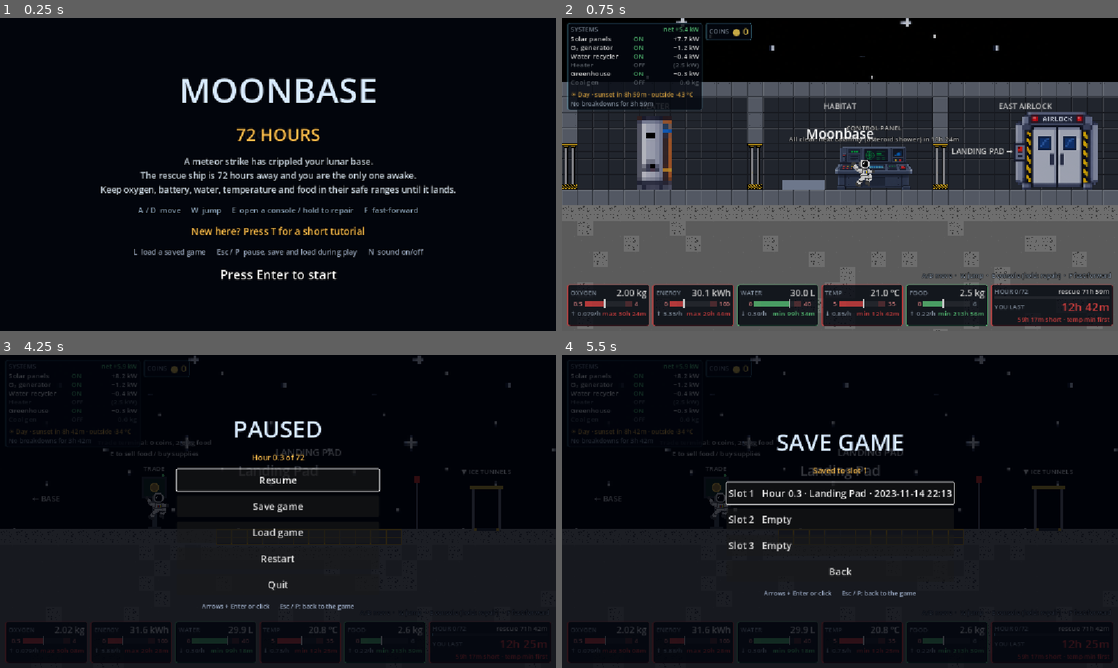
Above: before the commit, frames 1-4 (two rows, left to right).
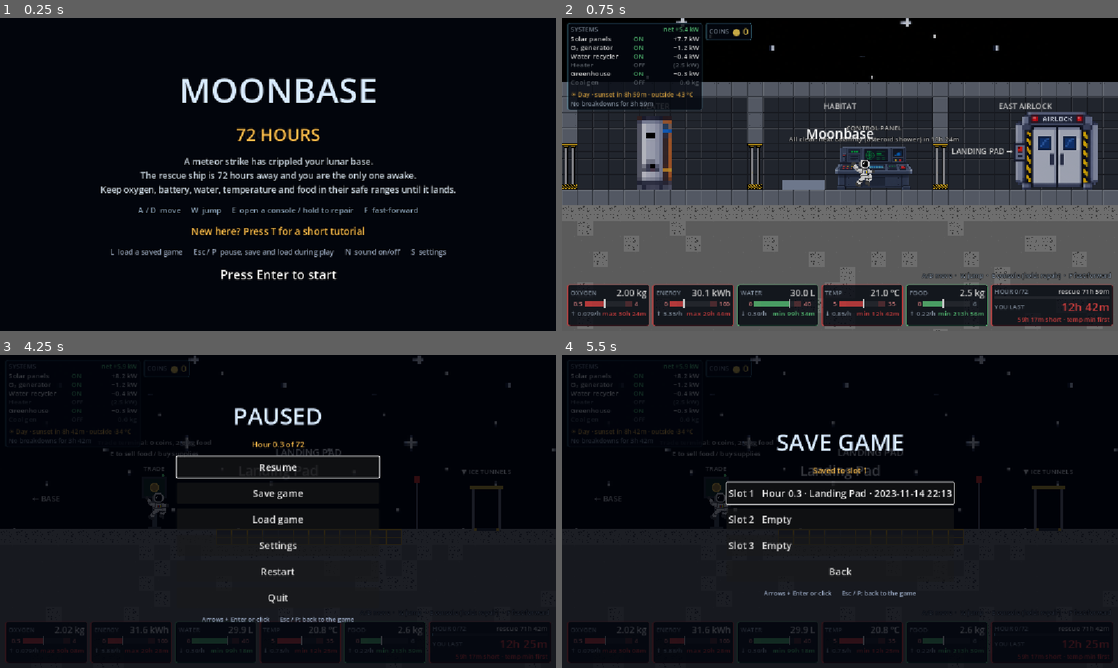
Above: after the commit, the same moments.

Repository: kushmdesai/72-Hours
Game: Godot game, scene res://scenes/main.tscn
Two runs of this game, one before a commit and one after it. Both use one fixed random seed, a clock stepped at 60 frames per second and the inputs below.
Inputs (mouse positions are in pixels of both pictures, inside the frame that each line leads up to):
- Up to frame 1 (0.25 s): no input
- Up to frame 2 (0.75 s): tap Enter (ui_accept) at 0.5 s; move the mouse to (962, 158) at 0.52 s; hold D (move_right) from 0.53 s (still down); tap M (debrief) at 0.6 s; click (962, 158) at 0.67 s
- Up to frame 3 (4.25 s): tap W (jump) at 0.77, 1.52, 3.02, 3.77 s; tap N at 0.8, 1.35, 2.3, 3.6 s; move the mouse to (166, 527) at 1.27 s; tap M (debrief) at 1.55, 2.1, 3.05 s; move the mouse to (333, 442) at 2.02 s; release D (move_right) at 2.03 s; hold A (move_left) 2.03-2.78 s; move the mouse to (250, 574) at 2.77 s; hold D (move_right) from 2.78 s (still down); tap E (interact) at 2.85 s; click (250, 574) at 2.92 s; move the mouse to (444, 558) at 3.52 s; tap P (pause) at 4.15 s
- Up to frame 4 (5.5 s): release D (move_right) at 4.25 s; click "Save game" at 4.25 s; click "Slot 1 Empty" at 5 s

The runs differ from the first frame. In frame 1, 0.7% of the frame differs, in the area x 20-81%, y 73-77%; in frame 2, nothing differs; in frame 3, 3.5%, in the area x 31-69%, y 16-86%; in frame 4, nothing differs.

Commit message:
Add Settings (sound, volume, full screen, sky, creator notes, GitHub) and a bigger window
Settings opens from the pause menu or with S on the title screen and is
saved to user://settings.cfg. F11 toggles full screen. The window now opens
at 1600x900.

Co-Authored-By: Claude Opus 5.5 (1M context) <noreply@anthropic.com>

Diff:
--- a/project.godot
+++ b/project.godot
@@ -19,9 +19,12 @@
 
 Base="*res://scripts/base.gd"
 Sfx="*res://scripts/sfx.gd"
+Settings="*res://scripts/settings.gd"
 
 [display]
 
+window/size/window_width_override=1600
+window/size/window_height_override=900
 window/stretch/mode="canvas_items"
 window/stretch/aspect="expand"
 
--- a/scripts/game_menu.gd
+++ b/scripts/game_menu.gd
@@ -56,6 +56,13 @@
 	_show_slots(false)
 
 
+## Open straight on the settings page, over the start screen.
+func open_settings_from_title() -> void:
+	_from_title = true
+	visible = true
+	_show_settings()
+
+
 func _resume() -> void:
 	visible = false
 	get_tree().paused = false
@@ -74,6 +81,7 @@
 	_add_button("Resume", _resume)
 	_add_button("Save game", _show_slots.bind(true))
 	_add_button("Load game", _show_slots.bind(false))
+	_add_button("Settings", _show_settings)
 	_add_button("Restart", _restart)
 	_add_button("Quit", func() -> void: get_tree().quit())
 	_focus_first()
@@ -88,6 +96,55 @@
 		var b := _add_button(text, _on_slot.bind(slot, saving))
 		b.disabled = not saving and not SaveGame.exists(slot)
 	_add_button("Back", _close if _from_title else _show_main)
+	_focus_first()
+
+
+func _show_settings() -> void:
+	_clear()
+	_title.text = "SETTINGS"
+	_note.text = "Saved automatically.  F11 full screen,  N sound"
+	_add_button("Sound effects: %s" % ("ON" if Settings.sound_on else "OFF"), func() -> void:
+		Settings.set_sound_on(not Settings.sound_on)
+		_show_settings())
+	var vol := HSlider.new()
+	vol.min_value = 0.0
+	vol.max_value = 1.0
+	vol.step = 0.05
+	vol.value = Settings.volume
+	vol.custom_minimum_size = Vector2(420, 28)
+	vol.value_changed.connect(func(v: float) -> void:
+		Settings.set_volume(v)
+		Sfx.play("click"))
+	var vol_label := Label.new()
+	vol_label.text = "Volume"
+	vol_label.horizontal_alignment = HORIZONTAL_ALIGNMENT_CENTER
+	_box.add_child(vol_label)
+	_box.add_child(vol)
+	_add_button("Full screen: %s" % ("ON" if Settings.fullscreen else "OFF"), func() -> void:
+		Settings.set_fullscreen(not Settings.fullscreen)
+		_show_settings())
+	_add_button("Background: %s" % Settings.background_name(), func() -> void:
+		Settings.next_background()
+		_show_settings())
+	_add_button("Creator notes", _show_notes)
+	_add_button("GitHub page", Settings.open_github)
+	_add_button("Back", _close if _from_title else _show_main)
+	_focus_first()
+
+
+func _show_notes() -> void:
+	_clear()
+	_title.text = "CREATOR NOTES"
+	_note.text = ""
+	var notes := Label.new()
+	notes.text = ("Moonbase: 72 Hours was made by Mahesh and team for Math Hacks 2.0.\n"
+		+ "Every machine runs on rate equations, and the debrief at the end\n"
+		+ "graphs how each resource changed over the run.\n\n"
+		+ "(Placeholder: edit these notes in scripts/game_menu.gd.)")
+	notes.horizontal_alignment = HORIZONTAL_ALIGNMENT_CENTER
+	notes.add_theme_font_size_override("font_size", 18)
+	_box.add_child(notes)
+	_add_button("Back", _show_settings)
 	_focus_first()
 
 
--- /dev/null
+++ b/scripts/settings.gd
@@ -0,0 +1,138 @@
+extends Node
+## Player settings, autoloaded as `Settings`, saved to user://settings.cfg so
+## they carry over between runs: sound on/off and volume, full screen, and
+## which sky sits behind the Moon. The pages that change them live in the
+## pause menu (scripts/game_menu.gd). F11 toggles full screen anywhere.
+
+const PATH := "user://settings.cfg"
+const GITHUB_URL := "https://github.com/kushmdesai/MathHacks2.0-2026"
+## Sky choices for the Background setting: name shown in the menu, the two
+## colours of a top-to-bottom gradient, and whether the starfield shows.
+const BACKGROUNDS := {
+	"starfield": {"name": "Starfield", "top": Color.BLACK, "bottom": Color.BLACK, "stars": true},
+	"earthshine": {"name": "Earthshine blue", "top": Color(0.0, 0.01, 0.04), "bottom": Color(0.04, 0.1, 0.22), "stars": true},
+	"nebula": {"name": "Nebula purple", "top": Color(0.02, 0.0, 0.05), "bottom": Color(0.18, 0.05, 0.22), "stars": true},
+	"deep": {"name": "Deep space (no stars)", "top": Color.BLACK, "bottom": Color.BLACK, "stars": false},
+}
+const BACKGROUND_ORDER := ["starfield", "earthshine", "nebula", "deep"]
+
+var sound_on := true
+## Master volume, 0 to 1. Decibels are 20·log10(volume), so half volume is
+## about −6 dB.
+var volume := 0.8
+var fullscreen := false
+var background := "starfield"
+
+
+func _ready() -> void:
+	process_mode = Node.PROCESS_MODE_ALWAYS
+	var cfg := ConfigFile.new()
+	if cfg.load(PATH) == OK:
+		sound_on = cfg.get_value("audio", "sound_on", sound_on)
+		volume = clampf(cfg.get_value("audio", "volume", volume), 0.0, 1.0)
+		fullscreen = cfg.get_value("display", "fullscreen", fullscreen)
+		background = cfg.get_value("display", "background", background)
+		if not BACKGROUNDS.has(background):
+			background = "starfield"
+	_apply_audio()
+	_apply_fullscreen()
+	get_tree().node_added.connect(_on_node_added)
+
+
+func _unhandled_input(event: InputEvent) -> void:
+	if event is InputEventKey and event.pressed and not event.echo and event.physical_keycode == KEY_F11:
+		get_viewport().set_input_as_handled()
+		set_fullscreen(not fullscreen)
+
+
+func set_sound_on(on: bool) -> void:
+	sound_on = on
+	_apply_audio()
+	save()
+
+
+func set_volume(v: float) -> void:
+	volume = clampf(v, 0.0, 1.0)
+	_apply_audio()
+	save()
+
+
+func set_fullscreen(on: bool) -> void:
+	fullscreen = on
+	_apply_fullscreen()
+	save()
+
+
+func set_background(key: String) -> void:
+	if not BACKGROUNDS.has(key):
+		return
+	background = key
+	_apply_background(get_tree().current_scene)
+	save()
+
+
+## The next sky in BACKGROUND_ORDER (for the menu's cycle button).
+func next_background() -> void:
+	var i := BACKGROUND_ORDER.find(background)
+	set_background(BACKGROUND_ORDER[(i + 1) % BACKGROUND_ORDER.size()])
+
+
+func background_name() -> String:
+	return BACKGROUNDS[background].name
+
+
+func open_github() -> void:
+	OS.shell_open(GITHUB_URL)
+
+
+func save() -> void:
+	var cfg := ConfigFile.new()
+	cfg.set_value("audio", "sound_on", sound_on)
+	cfg.set_value("audio", "volume", volume)
+	cfg.set_value("display", "fullscreen", fullscreen)
+	cfg.set_value("display", "background", background)
+	cfg.save(PATH)
+
+
+func _apply_audio() -> void:
+	if has_node("/root/Sfx"):
+		get_node("/root/Sfx").muted = not sound_on
+	AudioServer.set_bus_mute(0, not sound_on)
+	AudioServer.set_bus_volume_db(0, linear_to_db(maxf(volume, 0.0001)))
+
+
+func _apply_fullscreen() -> void:
+	# The headless test runs have no window to change.
+	if DisplayServer.get_name() == "headless":
+		return
+	var mode := DisplayServer.WINDOW_MODE_FULLSCREEN if fullscreen else DisplayServer.WINDOW_MODE_WINDOWED
+	if DisplayServer.window_get_mode() != mode:
+		DisplayServer.window_set_mode(mode)
+
+
+## Repaints the sky in the Main scene: Background/Space gets a gradient and
+## the Stars layer shows or hides.
+func _apply_background(main: Node) -> void:
+	if main == null:
+		return
+	var bg: Dictionary = BACKGROUNDS[background]
+	var space := main.get_node_or_null("Background/Space") as TextureRect
+	if space:
+		var g := Gradient.new()
+		g.set_color(0, bg.top)
+		g.set_color(1, bg.bottom)
+		var tex := GradientTexture2D.new()
+		tex.gradient = g
+		tex.fill_from = Vector2(0, 0)
+		tex.fill_to = Vector2(0, 1)
+		space.texture = tex
+		space.stretch_mode = TextureRect.STRETCH_SCALE
+	var stars := main.get_node_or_null("Stars") as CanvasItem
+	if stars:
+		stars.visible = bg.stars
+
+
+func _on_node_added(node: Node) -> void:
+	# Main is added before its children are ready; wait a frame for them.
+	if node.name == "Main" and node.get_parent() == get_tree().root:
+		_apply_background.call_deferred(node)
--- a/scripts/sfx.gd
+++ b/scripts/sfx.gd
@@ -70,6 +70,11 @@
 func set_muted(on: bool) -> void:
 	muted = on
 	AudioServer.set_bus_mute(0, on)
+	# Remember it with the other settings (scripts/settings.gd).
+	var settings := get_node_or_null("/root/Settings")
+	if settings and settings.sound_on == on:
+		settings.sound_on = not on
+		settings.save()
 	_notice.text = "Sound off  (N)" if on else "Sound on  (N)"
 	var tween := create_tween()
 	_notice.modulate.a = 1.0
--- a/scripts/start_screen.gd
+++ b/scripts/start_screen.gd
@@ -36,6 +36,11 @@
 			and event.physical_keycode == KEY_L:
 		get_viewport().set_input_as_handled()
 		menu.open_load_from_title()
+		return
+	if menu and event is InputEventKey and event.pressed and not event.echo \
+			and event.physical_keycode == KEY_S:
+		get_viewport().set_input_as_handled()
+		menu.open_settings_from_title()
 		return
 	if event is InputEventKey and event.pressed and not event.echo \
 			and event.physical_keycode == KEY_T:
@@ -91,7 +96,7 @@
 		16, Color(0.55, 0.65, 0.75)))
 	_hint = _label("Press Enter to start", 26, Color.WHITE)
 	box.add_child(_label("New here? Press T for a short tutorial", 20, Color(1.0, 0.75, 0.3)))
-	box.add_child(_label("L  load a saved game      Esc / P  pause, save and load during play      N  sound on/off", 15, Color(0.6, 0.66, 0.76)))
+	box.add_child(_label("L  load a saved game      Esc / P  pause, save and load during play      N  sound on/off      S  settings", 15, Color(0.6, 0.66, 0.76)))
 	box.add_child(_hint)
 
 
Not shown, added: scripts/settings.gd.uid
